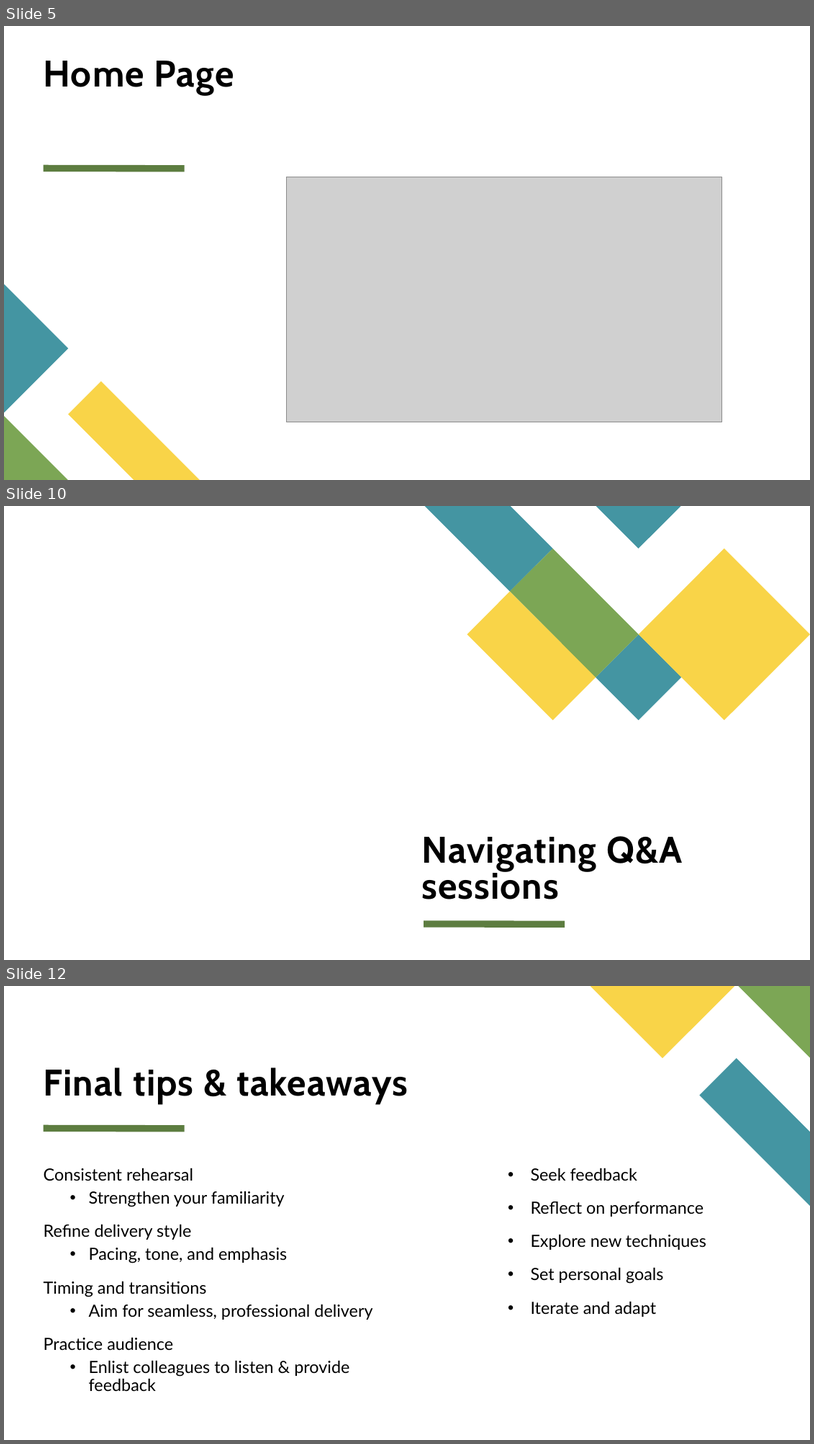
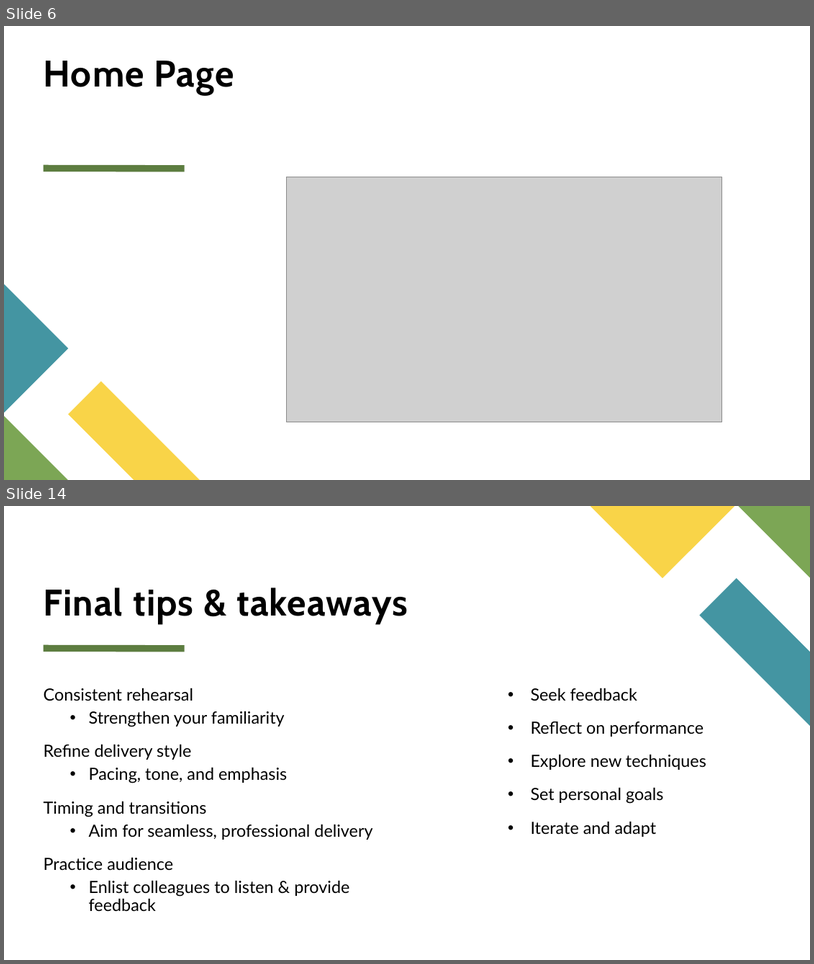
Before and after one commit to MeghaN28/AI-Tutor, a slide deck: Seattle Data AI Security Hackathon.pptx. Shown one above the other, each under a label of ours: slides 5, 10 and 12 before the commit, slides 6 and 14 after it; the slides between them are not shown. The pictures are 814x1444 and 814x964 pixels, drawn with LibreOffice and Linux fonts; fonts in the diff are those of the drawing; grey boxes stand for pictures. Boxes give left, top, right and bottom in pixels: in the first picture for what was removed or moved away, otherwise in the second. Text is boxed around its words. In the diff, an @@ line names an element or a change of style, - is before the commit and + after.

```diff
--- a/Seattle Data AI Security Hackathon.pptx
+++ b/Seattle Data AI Security Hackathon.pptx
@@ slide 10 removed at <box>4,506,810,960</box>, background #FFFFFF @@
@@ group removed at <box>425,506,810,720</box>: 5 freeform shapes @@
@@ title removed at <box>422,836,683,899</box> @@
-Navigating Q&A sessions
@@ line removed from (424, 924) to (566, 924) @@
@@ what was slide 5 is now slide 6 @@
@@ what was slide 12 is now slide 14 @@
```
Also in this commit, not shown: 7 slides changed, 6 slides added, 3 other slides removed.
